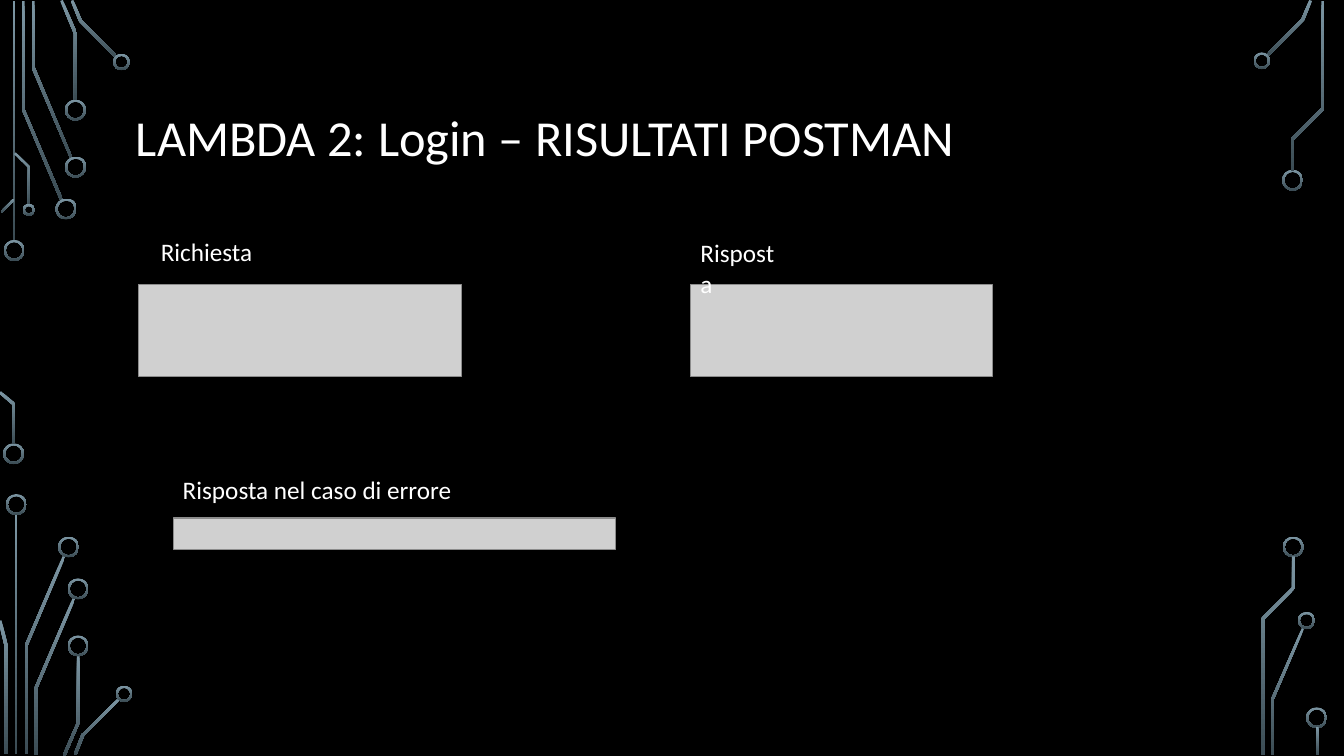
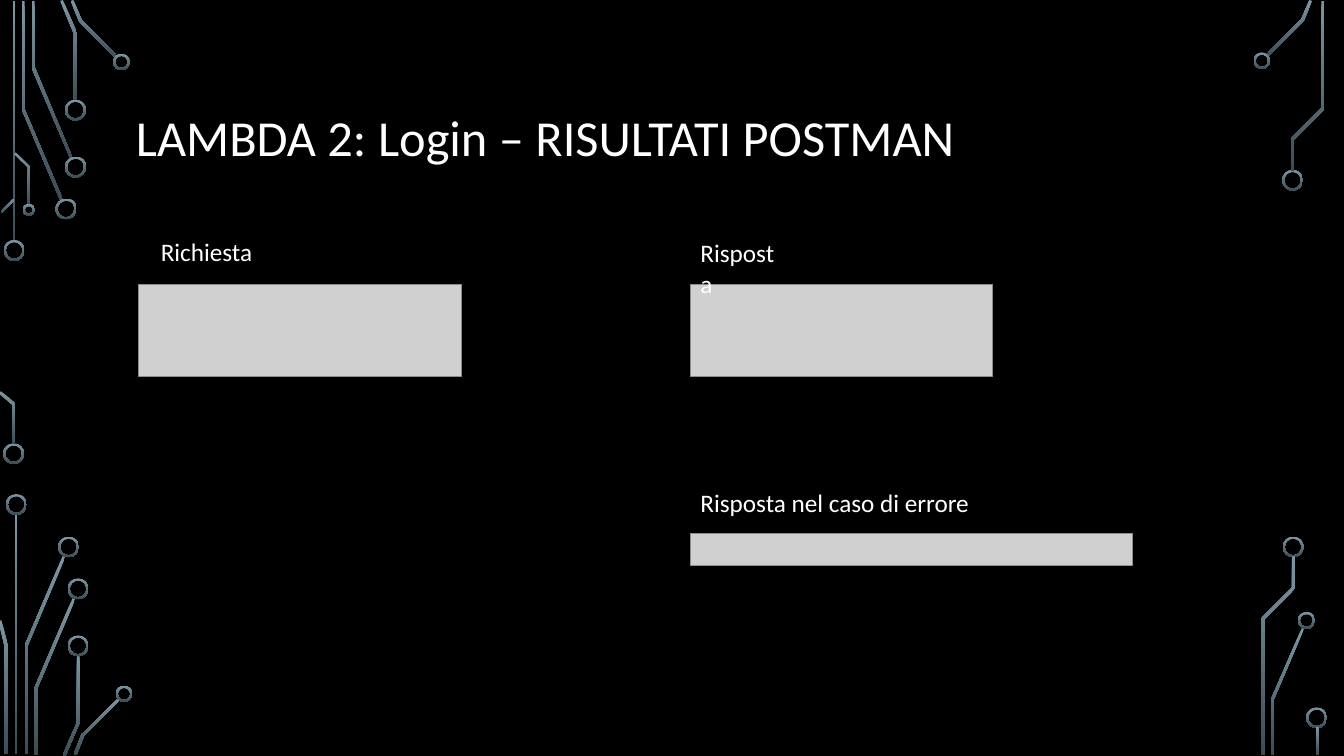
Before and after one commit to carraraFederico/TEDxLearn_ProgettoCloudMobile_2024, a slide deck: slide 6 of Presentazioni/TEDxLearn_part3.pptx. Drawn at 1344x756 pixels with LibreOffice and Linux fonts; fonts in the diff are those of the drawing; grey boxes stand for pictures; background and template pictures are left out. Boxes give left, top, right and bottom in pixels: in the first picture for what was removed or moved away, otherwise in the second. Text is boxed around its words. In the diff, an @@ line names an element or a change of style, - is before the commit and + after.

```diff
--- a/Presentazioni/TEDxLearn_part3.pptx
+++ b/Presentazioni/TEDxLearn_part3.pptx
@@ text "Risposta nel caso di errore": place and size @@
-text "Risposta nel caso di errore" at (183, 481, 451, 503)
+text "Risposta nel caso di errore" at (700, 494, 969, 516)
@@ picture: place and size @@
-picture at (173, 518, 616, 549)
+picture at (691, 534, 1133, 566)
```
Also in this commit, not shown: 1 other slide changed, 1 other file.
